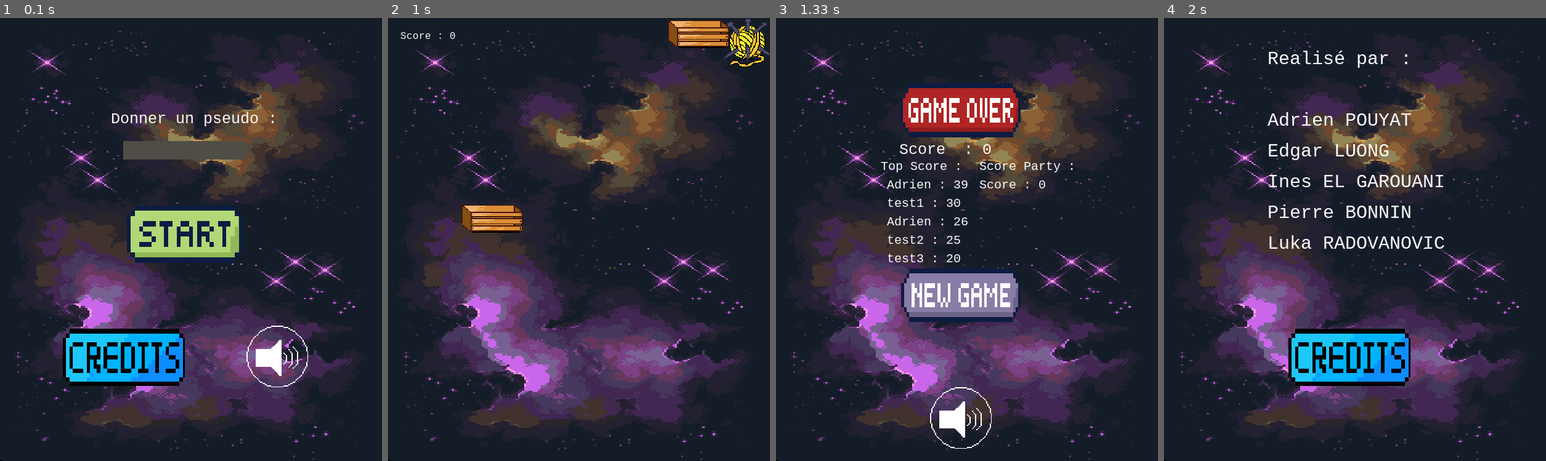
Above: before the commit, frames 1-4 (left to right).
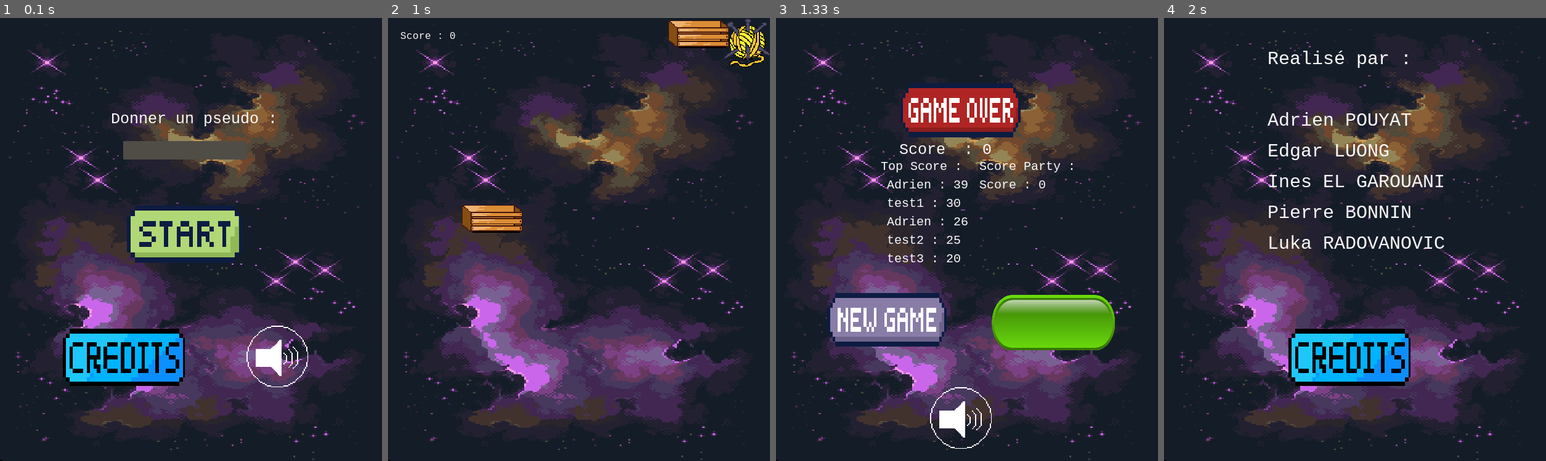
Above: after the commit, the same moments.

Repository: Padrien22/pygame_Ad_Pouyat
Game: pygame game, started from main.py
Two runs of this game, one before a commit and one after it. Both use one fixed random seed, a clock stepped at 60 frames per second and the inputs below.
Inputs (mouse positions are in pixels of both pictures, inside the frame that each line leads up to):
- Up to frame 1 (0.1 s): no input
- Up to frame 2 (1 s): press the mouse at (571, 235) at 0.37 s; move the mouse to (517, 288) at 0.47 s; release the mouse at (460, 341) at 0.6 s; press the mouse at (571, 235) at 0.7 s; move the mouse to (525, 155) at 0.8 s; release the mouse at (479, 75) at 0.93 s
- Up to frame 3 (1.33 s): tap Enter at 1 s
- Up to frame 4 (2 s): press the mouse at (1347, 150) at 1.37 s; move the mouse to (1335, 124) at 1.47 s; release the mouse at (1324, 97) at 1.6 s; press the mouse at (1286, 354) at 1.7 s; move the mouse to (1263, 221) at 1.8 s; release the mouse at (1240, 93) at 1.93 s

Frames 1-2 are identical in both runs. In frame 3, 9.5% of the frame differs, in the area x 13-89%, y 56-75%; in frame 4, nothing differs.

Commit message:
tous les bugs sont reglés

Diff:
--- a/game.py
+++ b/game.py
@@ -39,6 +39,9 @@
         self.rect = self.image.get_rect()
         self.rect.x = 540
         self.rect.y = 0  # positions du sprite
+
+        self.naming = False
+        self.donne_son_nom = False
 
         # initialise toutes les variable qui vont être utilisées
         # savoir si on cherche la trajectoire, le chat saute, ou rien
@@ -142,7 +145,7 @@
             self.player.trajectoire(screen, x_souris, y_souris)
             self.colision_true = False
         # si la trajectoire a été decidée alors :
-        if self.deplacement_du_chat == "lancer le chat":
+        if self.deplacement_du_chat == "lancer le chat" or self.deplacement_du_chat == "en attente":
             self.check_collision_pour_les_boite(self.player, self.all_box)
             if self.tombe and self.colision_true:
                 self.player.image = pygame.image.load("assets/chat_dans_boite.png")
@@ -160,6 +163,7 @@
                 if 550 != self.player.rect.y and 551 != self.player.rect.y:
                     self.colision += 1
                     self.deplacer_le_jeux()
+                    self.deplacement_du_chat = "en attente"
                 else:
                     # quand on a totalment fini le deplacement du chat, alors on remet tous les parametres a 0
                     self.position_du_chat = 0
@@ -272,14 +276,53 @@
         self.score_fin(screen)
         self.interaction(screen)
 
+    def donner_pseudo(self, screen):
+
+        # inscrire et afficher son nom
+        font = pygame.font.SysFont("monospace", 25)
+        text_pseudo = font.render(f"Donner un pseudo :", True, (250, 250, 250))
+        screen.blit(text_pseudo, (180, 150))
+
+        if self.donne_son_nom:
+            text_nom = font.render(f"{self.niveaux.nom_du_joueur}", True, (0, 0, 0))
+            pygame.draw.rect(screen, (250, 250, 250), [200, 200, 200, 30])
+            screen.blit(text_nom, (200, 200))
+        else:
+            pygame.draw.rect(screen, (80, 77, 71), [200, 200, 200, 30])
+
+        for event in pygame.event.get():
+            if event.type == pygame.MOUSEBUTTONDOWN:
+                x_souris, y_souris = pygame.mouse.get_pos()
+                if 200 < x_souris < 400 and 200 < y_souris < 230:
+                    self.donne_son_nom = True
+            elif event.type == pygame.KEYDOWN:
+                if self.donne_son_nom:
+                    if event.unicode == '\r':
+                        self.naming = False
+                        self.donne_son_nom = False
+                    elif event.unicode == ' ':
+                        self.niveaux.nom_du_joueur = ""
+                    elif event.unicode == '\x08':
+                        sup = self.niveaux.nom_du_joueur
+                        self.niveaux.nom_du_joueur = ""
+                        for i in range(len(sup) - 1):
+                            self.niveaux.nom_du_joueur += sup[i]
+                    else:
+                        self.niveaux.nom_du_joueur += event.unicode
+
     def interaction(self, screen):
+
         # importer page fin de jeux bouton nouvel partie
-        novel_partie, novel_partie_rect = self.cree_image("assets/new_game_button.png", (200, 100), 200, 400)
+        novel_partie, novel_partie_rect = self.cree_image("assets/new_game_button.png", (200, 100), 80, 440)
         screen.blit(novel_partie, novel_partie_rect)
 
         # importer page fin de jeux
         fin_jeux, fin_jeux_rect = self.cree_image("assets/game_over.png", (200, 100), 200, 100)
         screen.blit(fin_jeux, fin_jeux_rect)
+
+        # bouton changer nom
+        button_pseudo, button_pseudo_rect = self.cree_image("assets/button.png", (200, 90), 350, 450)
+        screen.blit(button_pseudo, button_pseudo_rect)
 
         # acction a menner
         for event in pygame.event.get():
@@ -291,7 +334,10 @@
                 self.running = False
                 pygame.quit()
             # commencer une nouvel party
-            if event.type == pygame.MOUSEBUTTONDOWN:
+            elif event.type == pygame.MOUSEBUTTONDOWN:
+                x_souris, y_souris = pygame.mouse.get_pos()
+                if button_pseudo_rect.collidepoint(event.pos):
+                    self.naming = True
                 if self.accueil.son_rect.collidepoint(event.pos):
                     # le jeux couper
                     self.accueil.son()
--- a/main.py
+++ b/main.py
@@ -22,11 +22,9 @@
 
 # variable utilisée dans le jeu
 game.running = True
-game.deplacement_du_chat = "en attente"
 sense_du_jouer = True
 aficher_credi = False
 en_pause = False
-donne_son_nom = False
 
 
 # jeu lancé
@@ -56,7 +54,7 @@
             game.accueil.credi_rect.x = 100
             font = pygame.font.SysFont("monospace", 25)
             text_pseudo = font.render(f"Donner un pseudo :", True, (250, 250, 250))
-            if donne_son_nom:
+            if game.donne_son_nom:
                 text_nom = font.render(f"{game.niveaux.nom_du_joueur}", True, (0, 0, 0))
                 pygame.draw.rect(screen, (250, 250, 250), [200, 200, 200, 30])
                 screen.blit(text_nom, (200, 200))
@@ -66,7 +64,10 @@
             screen.blit(text_pseudo, (180, 150))
 
         else:
-            game.game_over(screen)
+            if game.naming:
+                game.donner_pseudo(screen)
+            else:
+                game.game_over(screen)
     if game.running:
         pygame.display.flip()
 
@@ -82,7 +83,6 @@
             elif event.type == pygame.MOUSEBUTTONDOWN:
                 x_souris, y_souris = pygame.mouse.get_pos()
                 if game.is_playing:
-
                     if en_pause:
                         if game.rect.collidepoint(event.pos):
                             # metre le jeux en pose
@@ -100,16 +100,16 @@
                         if game.rect.collidepoint(event.pos):
                             # metre le jeux en pose
                             en_pause = True
-                        else:
+                        elif game.deplacement_du_chat == "en attente":
                             # permet de calculer la trajectoire
                             game.deplacement_du_chat = "afficher la trajectoire"
                             game.colision_premier = False
 
                 if not game.is_playing:
                     if 200 < x_souris < 400 and 200 < y_souris < 230:
-                        donne_son_nom = True
+                        game.donne_son_nom = True
                     if game.accueil.plays_rect.collidepoint(event.pos):
-                        donne_son_nom = False
+                        game.donne_son_nom = False
                     # verification pour savoir si la souris clique sur un bouton
                     if game.accueil.plays_rect.collidepoint(event.pos):
                         # mettre le jeu en mode "lancé"
@@ -125,17 +125,18 @@
                             aficher_credi = True
 
             elif event.type == pygame.MOUSEBUTTONUP:
-                game.deplacement_du_chat = "lancer le chat"
-                game.position_du_chat = 0
-                game.tombe = False
-                game.sound_manager.play('saut')
+                if game.is_playing and game.deplacement_du_chat == "afficher la trajectoire":
+                    game.deplacement_du_chat = "lancer le chat"
+                    game.position_du_chat = 0
+                    game.tombe = False
+                    game.sound_manager.play('saut')
                 if game.niveaux.score > 2:
                     game.niveaux.dif()
             elif event.type == pygame.KEYDOWN:
-                if donne_son_nom:
+                if game.donne_son_nom:
                     if event.unicode == '\r':
                         game.start()
-                        donne_son_nom = False
+                        game.donne_son_nom = False
                     elif event.unicode == ' ':
                         game.niveaux.nom_du_joueur = ""
                     elif event.unicode == '\x08':
Not shown, changed: Readme.txt
Binary file added: assets/button.png
